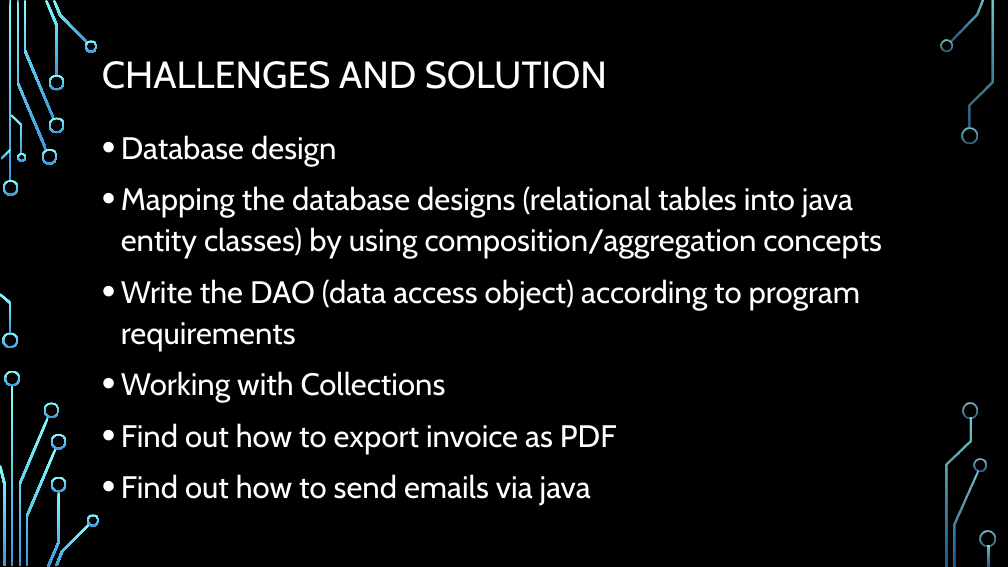
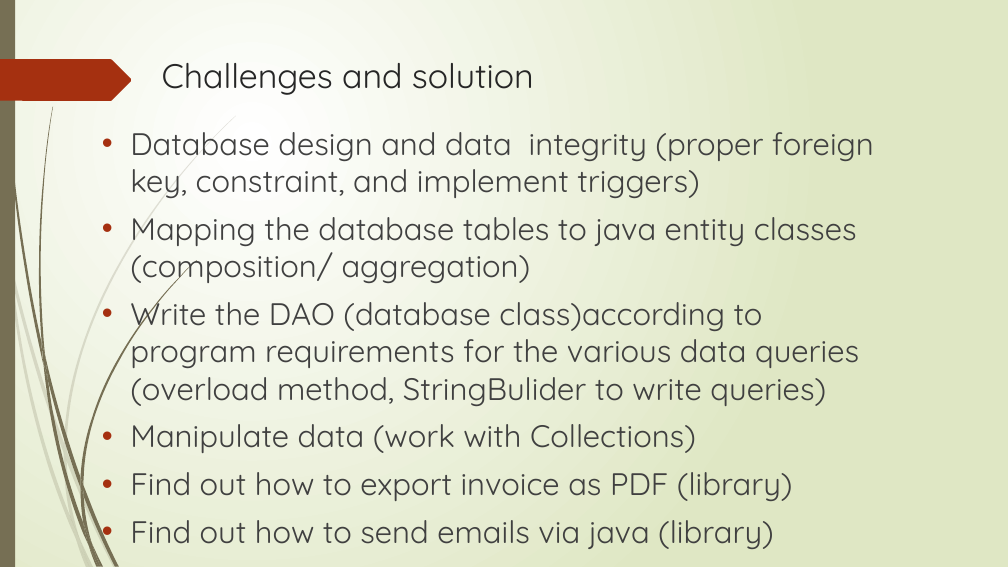
Before and after one commit to zdf22018/project_sales_order_invoicing, a slide deck: slide 7 of Sales Order and invoicing – desktop program.pptx. Drawn at 1008x567 pixels with LibreOffice and Linux fonts; fonts in the diff are those of the drawing; background and template pictures are left out. Boxes give left, top, right and bottom in pixels: in the first picture for what was removed or moved away, otherwise in the second. Text is boxed around its words. In the diff, an @@ line names an element or a change of style, - is before the commit and + after.

```diff
--- a/Sales Order and invoicing – desktop program.pptx
+++ b/Sales Order and invoicing – desktop program.pptx
@@ background picture (left out) to gradient #FFFFFF to #DFE8C4 @@
@@ rectangle added at [0,0,15,567], fill #766F54 @@
@@ freeform shape added at [0,59,132,101], fill #A53010 @@
@@ title "Challenges and solution" at [162,63,534,95]: vertical alignment middle to top @@
@@ title at [162,63,534,95]: text changed; size 36 to 32.4 pt; font Cabin to Quicksand; text colour #FFFFFF to #262626 @@
-CHALLENGES AND SOLUTION
+Challenges and solution
@@ text at [130,132,874,549]: text changed; font Cabin to Quicksand; text colour #FFFFFF to #404040 @@
-• Database design
-• Mapping the database designs (relational tables into java entity classes) by using composition/aggregation concepts
-• Write the DAO (data access object) according to program requirements
-• Working with Collections
-• Find out how to export invoice as PDF
-• Find out how to send emails via java
+• Database design and data integrity (proper foreign key, constraint, and implement triggers)
+• Mapping the database tables to java entity classes (composition/ aggregation)
+• Write the DAO (database class)according to program requirements for the various data queries (overload method, StringBulider to write queries)
+• Manipulate data (work with Collections)
+• Find out how to export invoice as PDF (library)
+• Find out how to send emails via java (library)
@@ fill gradient #82FFFF to #3D97DE to #766F54 in 5 elements at [83,523,101,566], [80,477,83,496], [92,544,104,567], [43,361,88,546], [42,340,48,382] @@
@@ freeform shape: place and size @@
-freeform shape at [0,293,11,333]
+freeform shape at [42,340,48,382]
@@ freeform shape: place and size @@
-freeform shape at [18,417,48,566]
+freeform shape at [43,361,88,546]
@@ fill gradient #82FFFF to #3D97DE to #766F54 at 20% opacity in 3 elements at [67,451,117,567], [64,453,79,538], [64,443,67,461] @@
@@ freeform shape: place and size @@
-freeform shape at [51,434,67,450]
+freeform shape at [64,443,67,461]
@@ freeform shape: place and size @@
-freeform shape at [47,492,60,567]
+freeform shape at [64,453,79,538]
@@ freeform shape: place and size @@
-freeform shape at [26,448,57,566]
+freeform shape at [67,451,117,567]
@@ freeform shape: place and size @@
-freeform shape at [51,476,67,492]
+freeform shape at [80,477,83,496]
@@ group added at [2,0,197,567]: 7 freeform shapes @@
@@ group added at [0,116,236,567]: 7 freeform shapes @@
@@ freeform shape: place and size @@
-freeform shape at [55,523,90,566]
+freeform shape at [83,523,101,566]
@@ freeform shape: place and size @@
-freeform shape at [87,514,100,526]
+freeform shape at [92,544,104,567]
@@ group removed at [0,0,996,566]: 25 freeform shapes, 3 rectangles @@
```
Also in this commit, not shown: 14 other slides changed, 1 slide added, 2 slides removed, 6 other files.
